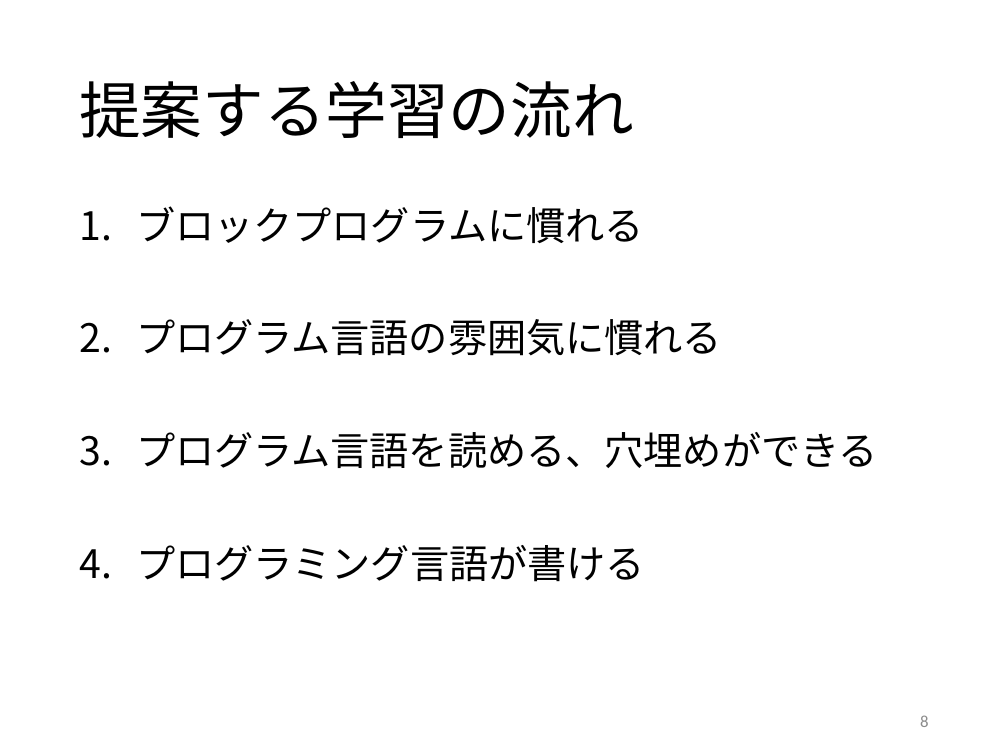
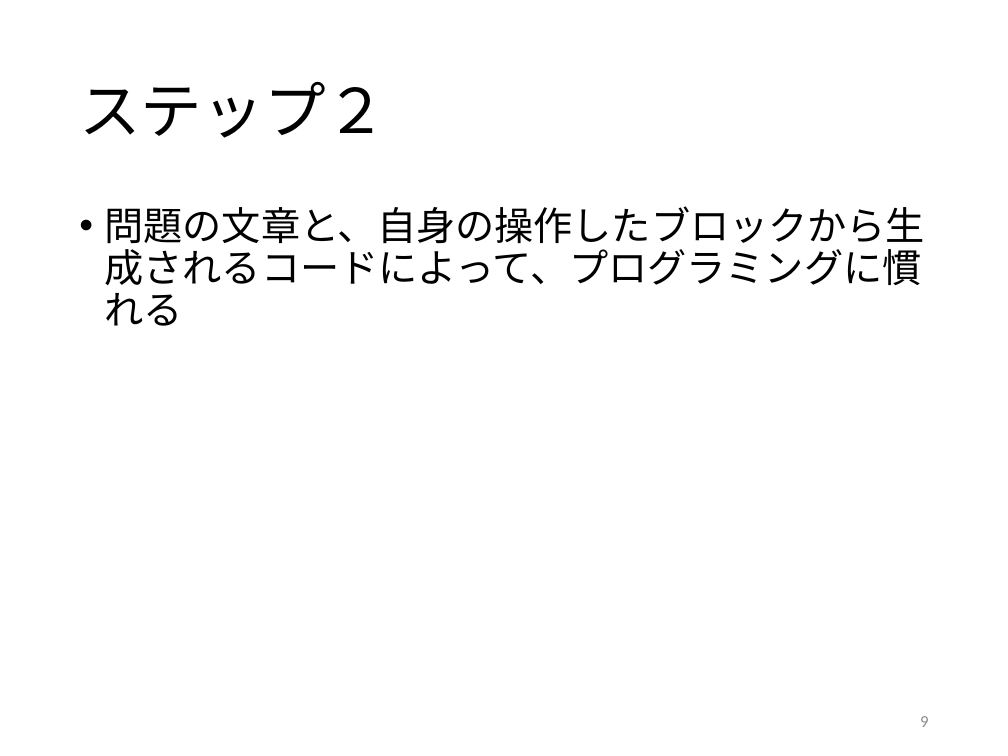
Before and after one commit to kait-takanolab/1821121-shimaoka-thesis, a slide deck: slide 9 of 1821121_shimaoka_sotsuken.pptx (slide 8 before the commit). Drawn at 1008x756 pixels with LibreOffice and Linux fonts; fonts in the diff are those of the drawing. Boxes give left, top, right and bottom in pixels: in the first picture for what was removed or moved away, otherwise in the second. Text is boxed around its words. In the diff, an @@ line names an element or a change of style, - is before the commit and + after.

Commit message:
PP 課題と提案について変更

```diff
--- a/1821121_shimaoka_sotsuken.pptx
+++ b/1821121_shimaoka_sotsuken.pptx
@@ title at [79,82,387,138]: text changed @@
-提案する学習の流れ
+ステップ２
@@ text at [105,206,926,326]: text changed @@
-1. ブロックプログラムに慣れる
-2. プログラム言語の雰囲気に慣れる
-3. プログラム言語を読める、穴埋めができる
-4. プログラミング言語が書ける
+• 問題の文章と、自身の操作したブロックから生成されるコードによって、プログラミングに慣れる
@@ page number at [920,716,928,727]: text changed @@
-8
+9
```
Also in this commit, not shown: 4 other slides changed, 1 slide added.
